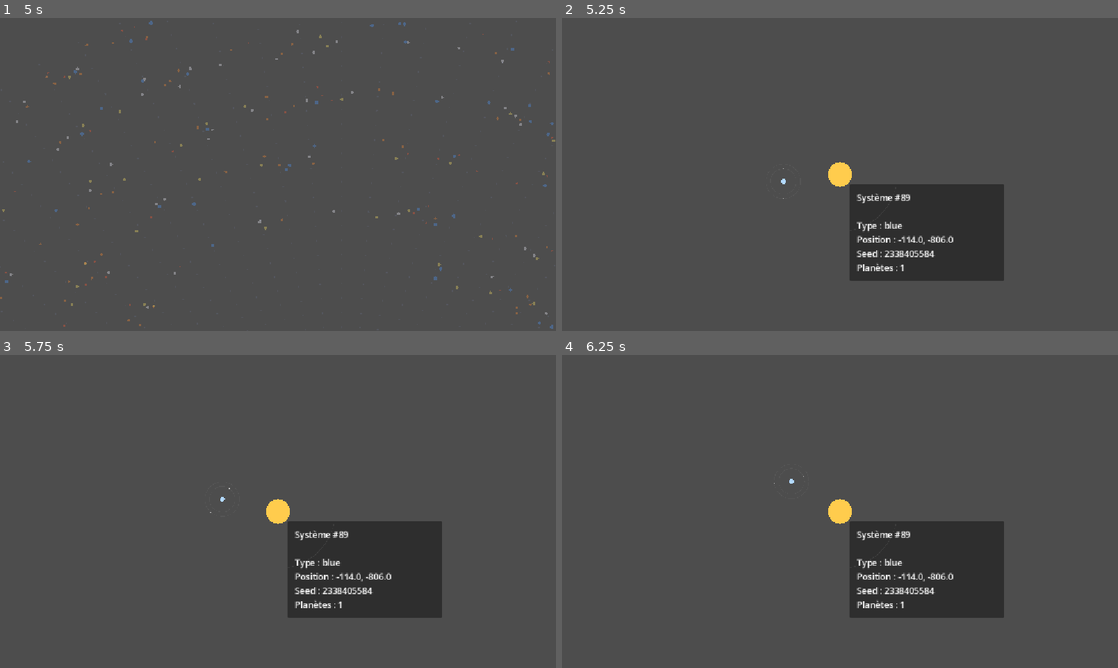
Above: before the commit, frames 1-4 (two rows, left to right).
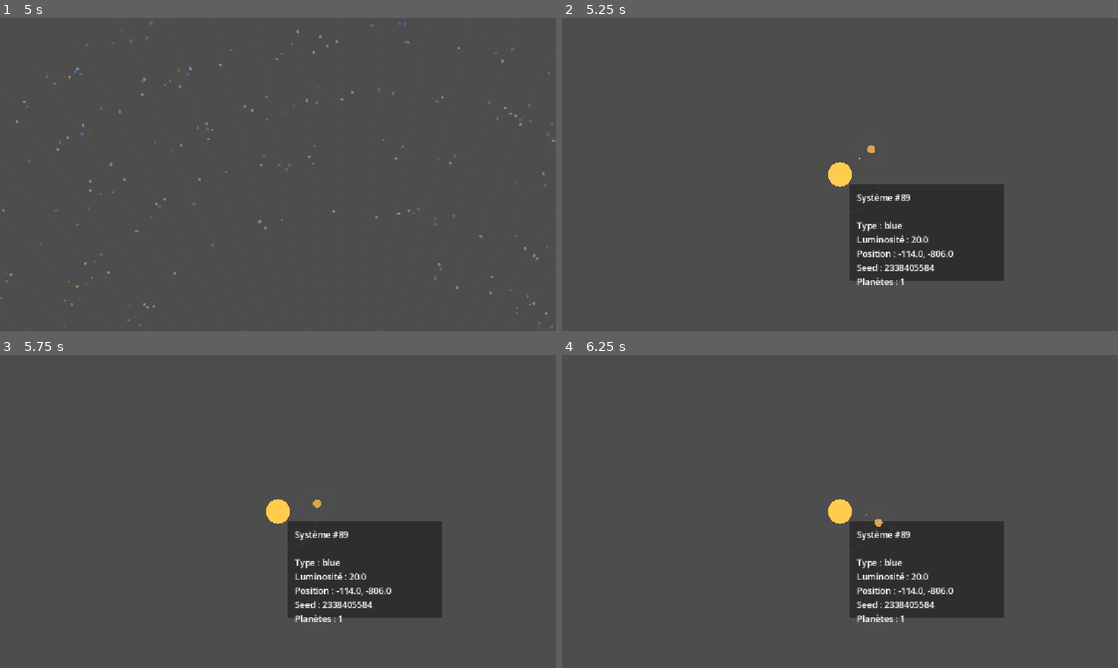
Above: after the commit, the same moments.

Repository: koromerzhin/astralis
Game: Godot game, scene res://scenes/main/Main.tscn
Same seed, same stepped clock (60 frames per second), same inputs: the game is played once before the commit and once after it.
Inputs (mouse positions are in pixels of both pictures, inside the frame that each line leads up to):
- Up to frame 1 (5 s): tap Enter at 0.5 s; move the mouse to (400, 158) at 0.52 s; hold D 0.53-1.28 s; hold Z 0.53-1.28 s; click (400, 158) at 0.67 s; move the mouse to (166, 190) at 1.27 s; hold S 1.28-2.03 s; tap Q at 1.35, 2.85, 4.35 s; move the mouse to (333, 105) at 2.02 s; hold D 2.03-2.78 s; hold Z 2.03-2.78 s; move the mouse to (250, 237) at 2.77 s; hold W 2.78-3.53 s; click (250, 237) at 2.92 s; move the mouse to (444, 221) at 3.52 s; hold Z 3.53-4.28 s; hold A from 3.53 s (still down); move the mouse to (111, 127) at 4.27 s
- Up to frame 2 (5.25 s): move the mouse to (867, 174) at 5.02 s; release A at 5.03 s; hold S from 5.03 s (still down); hold Z from 5.03 s (still down); click (867, 174) at 5.17 s
- Up to frame 3 (5.75 s): keep holding S; keep holding Z
- Up to frame 4 (6.25 s): tap Space at 5.75 s; move the mouse to (756, 433) at 5.77 s; release S at 5.78 s; release Z at 5.78 s; hold D from 5.78 s (still down); tap Q at 5.85 s

Frame 1 is identical in both runs. In frame 2, 0.9% of the frame differs, in the area x 39-71%, y 40-86%; in frame 3, 0.9%; in frame 4, 0.9%.

Commit message:
feat: enhance planet and system generation with life and habitability features

Diff:
--- a/scripts/core/main.gd
+++ b/scripts/core/main.gd
@@ -12,7 +12,7 @@
 var galaxy_camera_position := Vector2.ZERO
 var galaxy_camera_zoom := Vector2.ONE
 
-var current_star_id := -1
+var current_star_id: int = -1
 var current_system: Dictionary = {}
 var current_planet: PlanetData
 
@@ -23,10 +23,14 @@
 	print("Galaxy generated with seed: ", GALAXY_SEED)
 	print("Stars generated: ", stars.size())
 
+	# Vue galaxie
 	$Galaxy.set_stars(stars)
 	$Galaxy.star_selected.connect(_on_star_selected)
+
+	# Vue système
 	$System.planet_selected.connect(_on_planet_selected)
 
+	# État initial
 	$StarInfo.visible = false
 
 	$System.visible = false
@@ -59,10 +63,17 @@
 
 	var info := "Système #" + str(star_id) + "\n\n"
 	info += "Type : " + star_type + "\n"
-	info += "Position : " + str(round(star_position.x))
-	info += ", " + str(round(star_position.y)) + "\n"
+	info += "Luminosité : "
+	info += str(current_system["star_luminosity"])
+	info += "\n"
+	info += "Position : "
+	info += str(round(star_position.x))
+	info += ", "
+	info += str(round(star_position.y))
+	info += "\n"
 	info += "Seed : " + str(system_seed) + "\n"
-	info += "Planètes : " + str(current_system["planets"].size())
+	info += "Planètes : "
+	info += str(current_system["planets"].size())
 
 	$StarInfo/InfoLabel.text = info
 
@@ -75,27 +86,36 @@
 	var info := "Planète #" + str(planet.id) + "\n\n"
 	info += "Type : " + planet.type + "\n"
 	info += "Taille : " + str(planet.size) + "\n"
-	info += "Distance : " + str(round(planet.orbit_distance)) + "\n"
+	info += "Distance : "
+	info += str(round(planet.orbit_distance))
+	info += "\n"
 	info += "Lunes : " + str(planet.moon_count) + "\n"
 	info += "Température : "
 	info += str(round(planet.temperature))
 	info += " °C\n"
-
 	info += "Gravité : "
 	info += str(snapped(planet.gravity, 0.01))
 	info += " G\n"
-
 	info += "Eau : "
 	info += str(round(planet.water))
 	info += " %\n"
-
 	info += "Atmosphère : "
 	info += str(round(planet.atmosphere))
 	info += " %\n"
-
+	info += "Zone habitable : "
+	info += "Oui" if planet.in_habitable_zone else "Non"
+	info += "\n"
 	info += "Habitabilité : "
 	info += str(round(planet.habitability))
 	info += " %\n"
+	info += "Vie : "
+	if planet.has_life:
+		info += "Oui\n"
+		info += "Niveau de vie : "
+		info += str(round(planet.life_level))
+		info += " %\n"
+	else:
+		info += "Non\n"
 
 	info += "Seed : "
 	info += str(planet.seed)
@@ -137,6 +157,7 @@
 	$Galaxy.visible = true
 	$Galaxy/Camera2D.enabled = true
 
+	# Restaurer la position et le zoom de la caméra
 	$Galaxy/Camera2D.position = galaxy_camera_position
 	$Galaxy/Camera2D.zoom = galaxy_camera_zoom
 
--- a/scripts/planets/planet_data.gd
+++ b/scripts/planets/planet_data.gd
@@ -5,17 +5,18 @@
 var id: int
 var seed: int
 var type: String
-
 var size: float
 var orbit_distance: float
 var moon_count: int
-
 var temperature: float
 var gravity: float
 var water: float
 var atmosphere: float
+var in_habitable_zone: bool
 var habitability: float
 
+var has_life: bool
+var life_level: float
 
 func initialize(
 	planet_id: int,
@@ -34,7 +35,49 @@
 	moon_count = planet_moon_count
 
 	_generate_physical_properties(star_luminosity)
+	_generate_life()
 
+func _generate_life() -> void:
+	var rng := RandomNumberGenerator.new()
+	rng.seed = seed
+
+	has_life = false
+	life_level = 0.0
+
+	# Les géantes gazeuses ne sont pas considérées
+	# comme directement habitables.
+	if type == "gas_giant":
+		return
+
+	# Une planète hors de la zone habitable
+	# a une très faible probabilité d'abriter de la vie.
+	var life_probability: float
+
+	if in_habitable_zone:
+		life_probability = habitability / 100.0
+	else:
+		life_probability = habitability / 500.0
+
+	if rng.randf() > life_probability:
+		return
+
+	has_life = true
+
+	# Niveau d'évolution de la vie.
+	life_level = rng.randf_range(
+		10.0,
+		100.0
+	)
+
+	# Une planète très habitable favorise
+	# davantage les formes de vie complexes.
+	life_level *= habitability / 100.0
+
+	life_level = clamp(
+		life_level,
+		1.0,
+		100.0
+	)
 
 func _generate_physical_properties(star_luminosity: float) -> void:
 	var rng := RandomNumberGenerator.new()
@@ -44,6 +87,13 @@
 	# la luminosité de l'étoile et la distance orbitale.
 	var distance_factor := sqrt(
 		star_luminosity / max(orbit_distance / 100.0, 0.1)
+	)
+
+	var habitable_distance: float = sqrt(star_luminosity) * 100.0
+
+	in_habitable_zone = (
+		orbit_distance >= habitable_distance * 0.6
+		and orbit_distance <= habitable_distance * 1.5
 	)
 
 	temperature = 15.0 + (
@@ -115,23 +165,17 @@
 
 
 func _calculate_habitability() -> float:
-	# Les géantes gazeuses ne sont pas habitables
-	# directement à leur surface.
 	if type == "gas_giant":
 		return 0.0
 
-	var score := 100.0
+	if not in_habitable_zone:
+		return 0.0
 
-	# Température idéale autour de 15 °C.
+	var score: float = 100.0
+
 	score -= abs(temperature - 15.0) * 0.5
-
-	# Gravité idéale autour de 1 G.
 	score -= abs(gravity - 1.0) * 30.0
-
-	# Une quantité d'eau modérée est favorable.
 	score -= abs(water - 50.0) * 0.2
-
-	# Une atmosphère modérée est préférable.
 	score -= abs(atmosphere - 60.0) * 0.2
 
 	return clamp(score, 0.0, 100.0)
--- a/scripts/systems/system_generator.gd
+++ b/scripts/systems/system_generator.gd
@@ -8,12 +8,12 @@
 
 	var star_luminosity: float = _get_star_luminosity(star_type)
 
-	var planet_count := rng.randi_range(1, 8)
+	var planet_count: int = rng.randi_range(1, 8)
 
 	var planets: Array[PlanetData] = []
 
 	for i in planet_count:
-		var planet := _generate_planet(
+		var planet: PlanetData = _generate_planet(
 			rng,
 			i,
 			star_luminosity
@@ -24,6 +24,7 @@
 	return {
 		"seed": system_seed,
 		"star_type": star_type,
+		"star_luminosity": star_luminosity,
 		"planets": planets,
 	}
 
@@ -33,29 +34,26 @@
 	id: int,
 	star_luminosity: float
 ) -> PlanetData:
-	var planet_types := [
-		"rocky",
-		"desert",
-		"ocean",
-		"ice",
-		"gas_giant"
-	]
-
-	var planet_type: String = planet_types[
-		rng.randi_range(0, planet_types.size() - 1)
-	]
 
 	var orbit_distance: float = 100.0 + float(id) * 100.0
+
 	orbit_distance += rng.randf_range(-20.0, 20.0)
 
-	var size: float = rng.randf_range(0.5, 2.0)
+	var planet_type: String = _generate_planet_type(
+		rng,
+		orbit_distance,
+		star_luminosity
+	)
 
-	var moon_count := 0
+	var size: float = _generate_planet_size(
+		rng,
+		planet_type
+	)
 
-	if planet_type == "gas_giant":
-		moon_count = rng.randi_range(1, 6)
-	else:
-		moon_count = rng.randi_range(0, 2)
+	var moon_count: int = _generate_moon_count(
+		rng,
+		planet_type
+	)
 
 	var planet_seed: int = rng.randi()
 
@@ -74,28 +72,89 @@
 	return planet
 
 
+func _generate_planet_type(
+	rng: RandomNumberGenerator,
+	orbit_distance: float,
+	star_luminosity: float
+) -> String:
+
+	# Distance à laquelle la température serait
+	# approximativement similaire à celle de la Terre.
+	var habitable_distance: float = sqrt(star_luminosity) * 100.0
+
+	var relative_distance: float = (
+		orbit_distance / habitable_distance
+	)
+
+	# Très proche de l'étoile.
+	if relative_distance < 0.6:
+		if rng.randf() < 0.7:
+			return "rocky"
+
+		return "desert"
+
+	# Zone intermédiaire.
+	if relative_distance < 1.5:
+		var roll := rng.randf()
+
+		if roll < 0.4:
+			return "rocky"
+
+		if roll < 0.7:
+			return "desert"
+
+		return "ocean"
+
+	# Région externe.
+	var roll := rng.randf()
+
+	if roll < 0.45:
+		return "ice"
+
+	if roll < 0.8:
+		return "gas_giant"
+
+	return "ice"
+
+
+func _generate_planet_size(
+	rng: RandomNumberGenerator,
+	planet_type: String
+) -> float:
+
+	if planet_type == "gas_giant":
+		return rng.randf_range(4.0, 12.0)
+
+	return rng.randf_range(0.5, 2.0)
+
+
+func _generate_moon_count(
+	rng: RandomNumberGenerator,
+	planet_type: String
+) -> int:
+
+	if planet_type == "gas_giant":
+		return rng.randi_range(1, 8)
+
+	return rng.randi_range(0, 2)
+
+
 func _get_star_luminosity(star_type: String) -> float:
 	match star_type:
-		"O":
-			return 100.0
+		"red_dwarf":
+			return 0.1
 
-		"B":
-			return 40.0
+		"orange":
+			return 0.4
 
-		"A":
-			return 15.0
+		"yellow":
+			return 1.0
 
-		"F":
+		"white":
 			return 4.0
 
-		"G":
-			return 1.0
-
-		"K":
-			return 0.4
-
-		"M":
-			return 0.1
+		"blue":
+			return 20.0
 
 		_:
 			return 1.0
